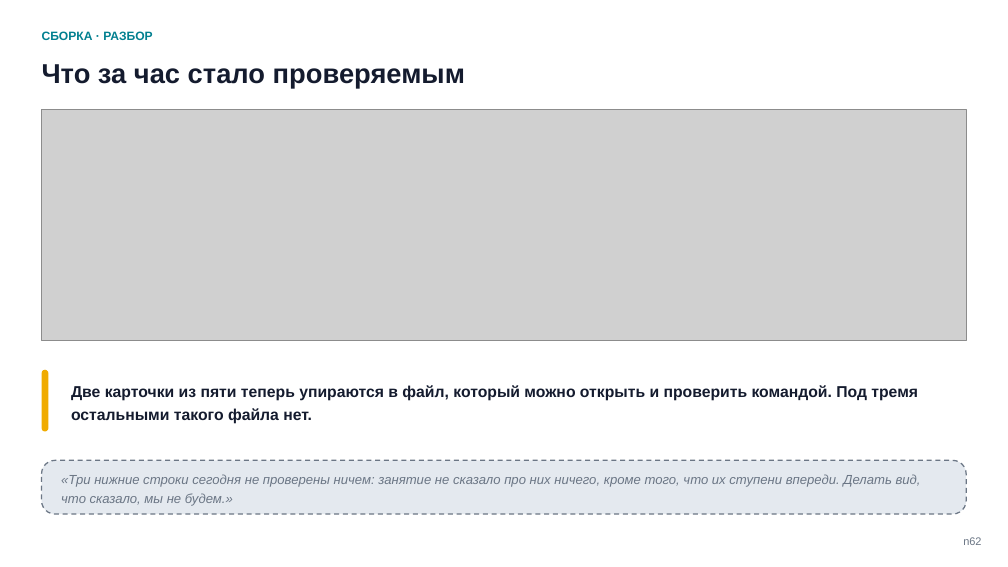
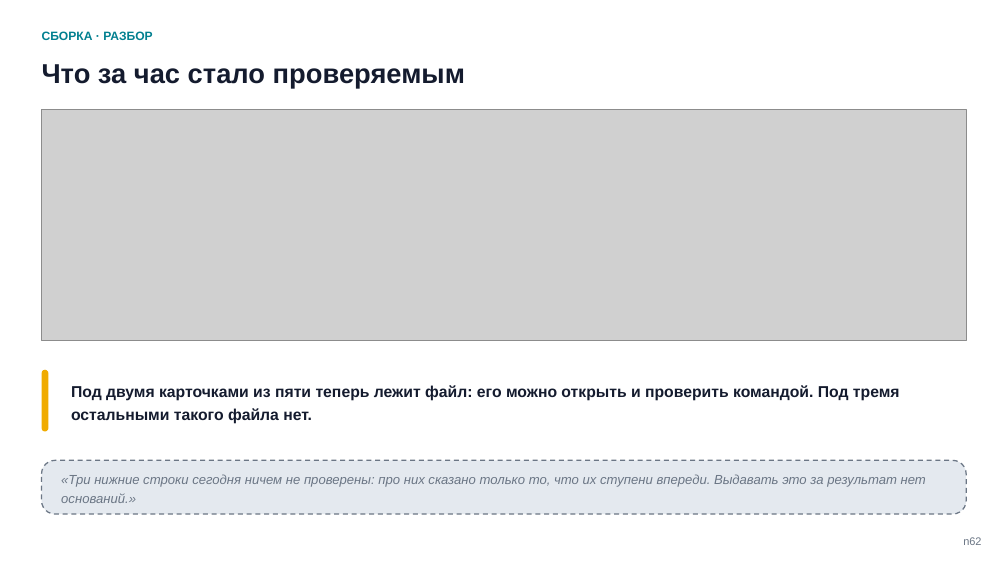
Before and after one commit to tellina-study/AI-usage-lessons, a slide deck: slide 62 of library/seminars/sem-05/rendered/sem-05-n.pptx. Drawn at 1008x567 pixels with LibreOffice and Linux fonts; fonts in the diff are those of the drawing; grey boxes stand for pictures. Boxes give left, top, right and bottom in pixels: in the first picture for what was removed or moved away, otherwise in the second. Text is boxed around its words. In the diff, an @@ line names an element or a change of style, - is before the commit and + after.

Commit message:
Рамка: призыв к действию снят, видимый слой формализован, хеш коммита назван один раз, бриф пополнен тремя правилами #211

```diff
--- a/library/seminars/sem-05/rendered/sem-05-n.pptx
+++ b/library/seminars/sem-05/rendered/sem-05-n.pptx
@@ text at [71,385,900,424]: text changed @@
-Две карточки из пяти теперь упираются в файл, который можно открыть и проверить командой. Под тремя остальными такого файла нет.
+Под двумя карточками из пяти теперь лежит файл: его можно открыть и проверить командой. Под тремя остальными такого файла нет.
@@ text at [61,474,926,503]: text changed @@
-«Три нижние строки сегодня не проверены ничем: занятие не сказало про них ничего, кроме того, что их ступени впереди. Делать вид, что сказало, мы не будем.»
+«Три нижние строки сегодня ничем не проверены: про них сказано только то, что их ступени впереди. Выдавать это за результат нет оснований.»
```
Also in this commit, not shown: 7 other slides changed, 1 slide removed, 14 other files.
